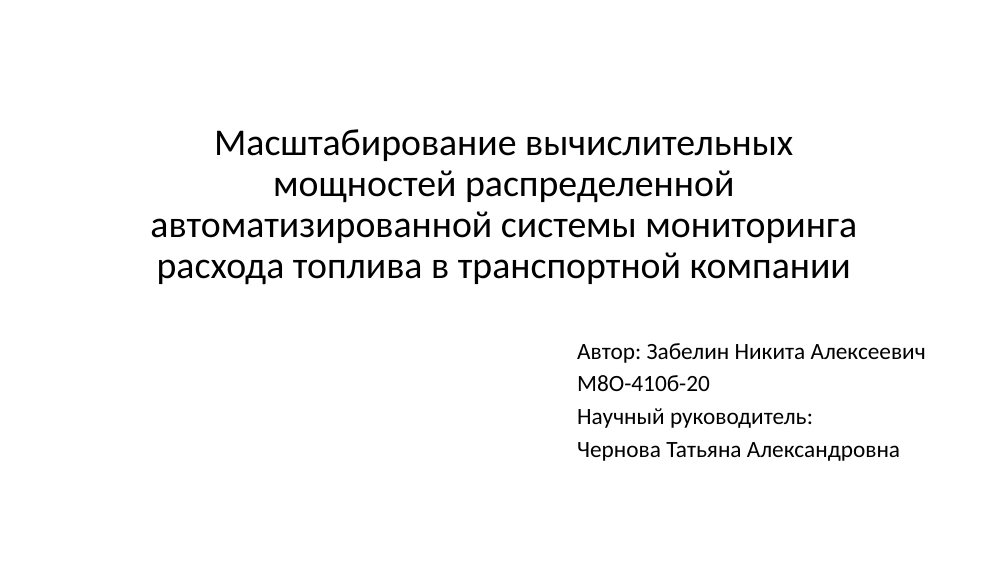
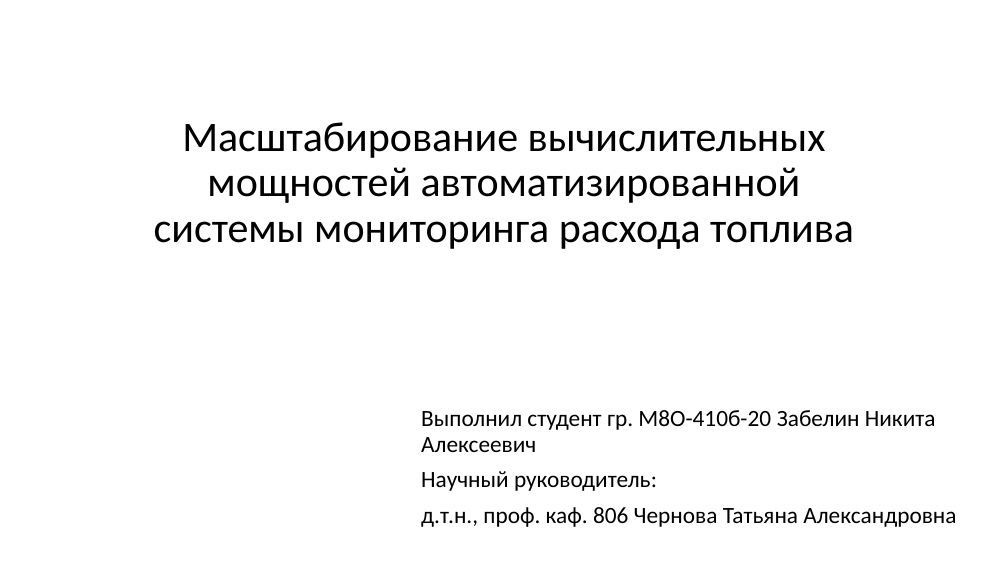
Before and after one commit to SkiStalker/BachelorsDegree, a slide deck: slide 1 of text/Масштабирование_вычислительных_мощностей.pptx. Drawn at 1008x567 pixels with LibreOffice and Linux fonts; fonts in the diff are those of the drawing. Boxes give left, top, right and bottom in pixels: in the first picture for what was removed or moved away, otherwise in the second. Text is boxed around its words. In the diff, an @@ line names an element or a change of style, - is before the commit and + after.

```diff
--- a/text/Масштабирование_вычислительных_мощностей.pptx
+++ b/text/Масштабирование_вычислительных_мощностей.pptx
@@ title at (154, 122, 854, 249): text changed; size 36 to 40 pt @@
-Масштабирование вычислительных мощностей распределенной автоматизированной системы мониторинга расхода топлива в транспортной компании
+Масштабирование вычислительных мощностей автоматизированной системы мониторинга расхода топлива
@@ subtitle "Выполнил студент гр. М8О-410б-20 Забелин ...": place and size @@
-subtitle "Выполнил студент гр. М8О-410б-20 Забелин ..." at (577, 343, 926, 461)
+subtitle "Выполнил студент гр. М8О-410б-20 Забелин ..." at (421, 410, 956, 527)
@@ subtitle at (421, 410, 936, 452): text changed @@
-Автор: Забелин Никита Алексеевич
-М8О-410б-20
+Выполнил студент гр. М8О-410б-20 Забелин Никита Алексеевич
@@ subtitle at (421, 471, 657, 491): line spacing 0.8 to 0.9 @@
@@ subtitle at (421, 507, 956, 527): text changed @@
-Чернова Татьяна Александровна
+д.т.н., проф. каф. 806 Чернова Татьяна Александровна
```
Also in this commit, not shown: 7 other slides changed, 8 slides added, 3 slides removed, 3 other files.
